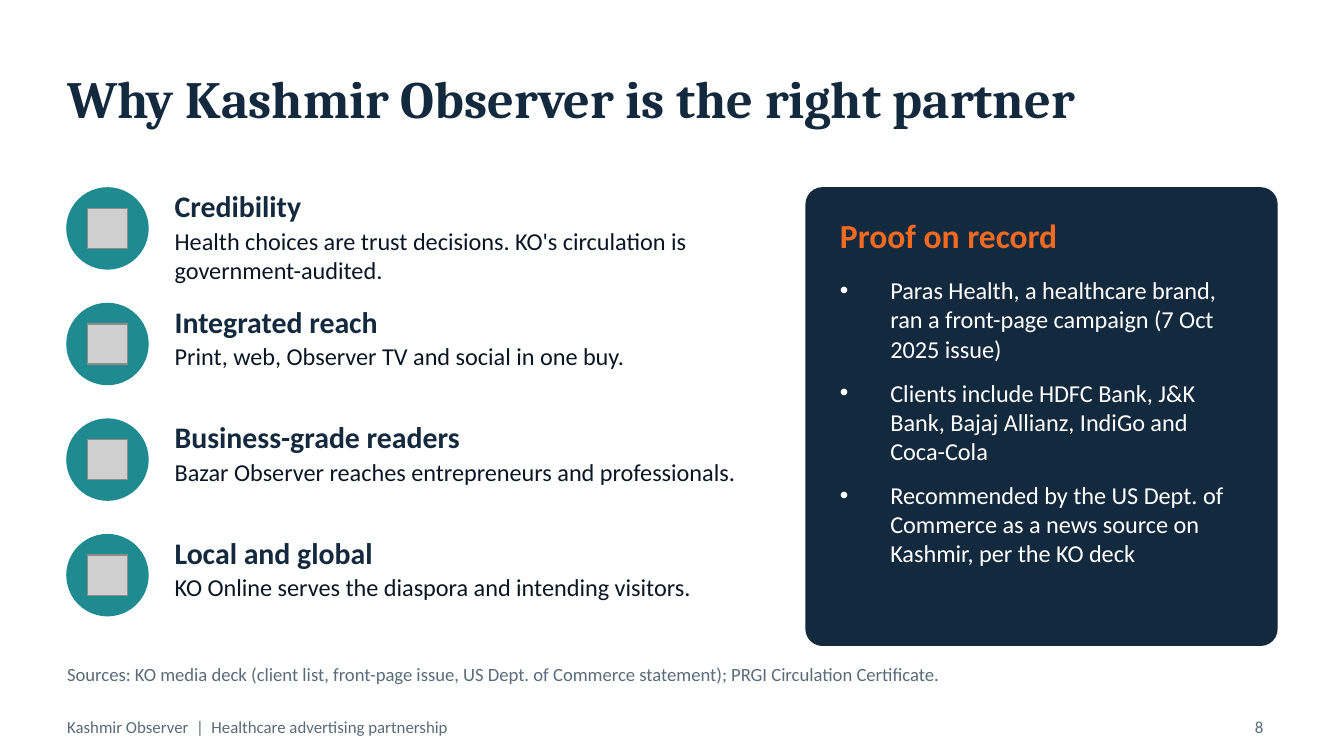
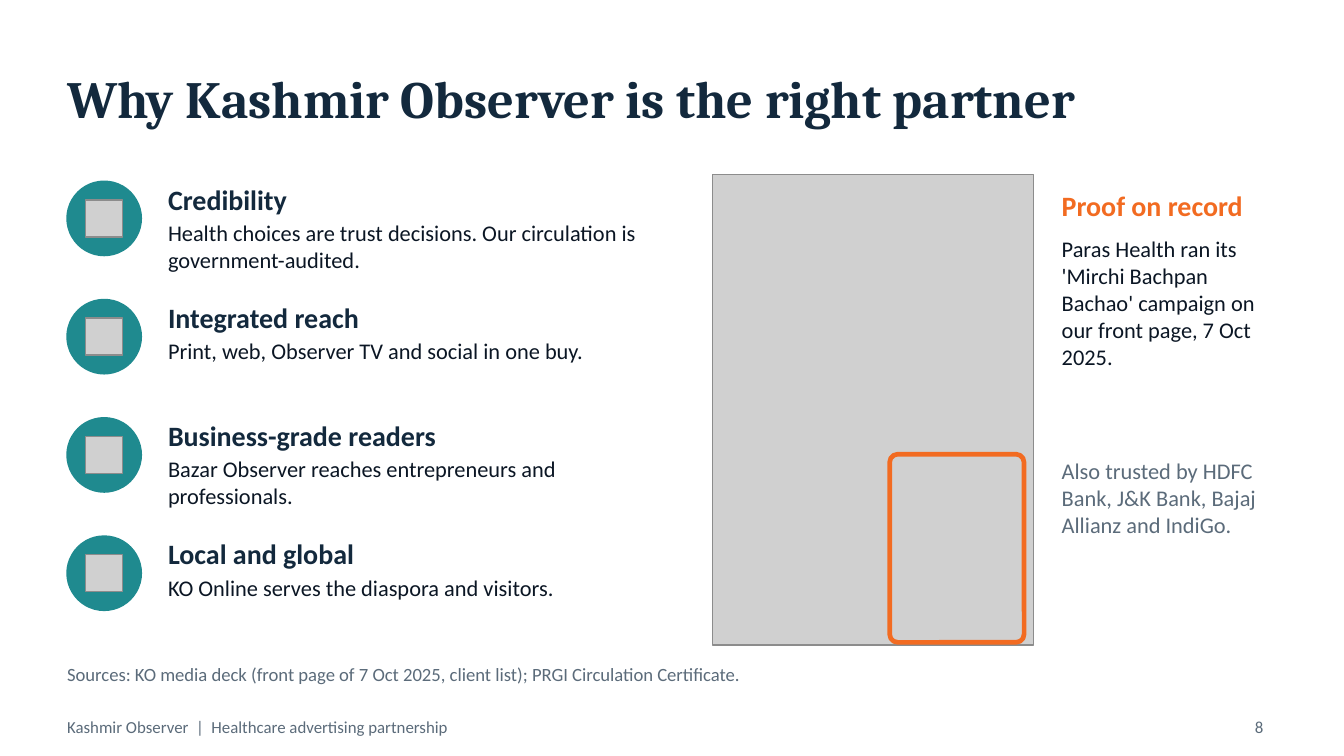
Before and after one commit to AspirantinfoBusiness/j, a slide deck: slide 8 of KO_Healthcare_Pitch_Deck.pptx. Drawn at 1344x756 pixels with LibreOffice and Linux fonts; fonts in the diff are those of the drawing; grey boxes stand for pictures. Boxes give left, top, right and bottom in pixels: in the first picture for what was removed or moved away, otherwise in the second. Text is boxed around its words. In the diff, an @@ line names an element or a change of style, - is before the commit and + after.

```diff
--- a/KO_Healthcare_Pitch_Deck.pptx
+++ b/KO_Healthcare_Pitch_Deck.pptx
@@ size 16 to 15 pt in 4 elements at bbox=[168, 426, 435, 451], bbox=[168, 544, 354, 569], bbox=[168, 308, 359, 333], bbox=[168, 190, 287, 215] @@
@@ text "Credibility": place and size @@
-text "Credibility" at bbox=[175, 196, 301, 222]
+text "Credibility" at bbox=[168, 190, 287, 215]
@@ picture added at bbox=[712, 175, 1034, 645] @@
@@ ellipse: place and size @@
-ellipse at bbox=[67, 188, 148, 269]
+ellipse at bbox=[67, 181, 141, 255]
@@ picture: place and size @@
-picture at bbox=[87, 208, 128, 249]
+picture at bbox=[86, 200, 124, 238]
@@ rounded rectangle removed at bbox=[806, 188, 1277, 645] @@
@@ text "Proof on record": place and size @@
-text "Proof on record" at bbox=[840, 224, 1057, 249]
+text "Proof on record" at bbox=[1062, 196, 1243, 217]
@@ text "Proof on record" at bbox=[1062, 196, 1243, 217]: size 18 to 15 pt @@
@@ text at bbox=[168, 225, 636, 272]: text changed; size 13 to 12 pt @@
-Health choices are trust decisions. KO's circulation is government-audited.
+Health choices are trust decisions. Our circulation is government-audited.
@@ text added at bbox=[1062, 241, 1255, 365], 12 pt, text #0B1624 @@
+Paras Health ran its 'Mirchi Bachpan Bachao' campaign on our front page, 7 Oct 2025.
@@ text "Integrated reach": place and size @@
-text "Integrated reach" at bbox=[175, 312, 377, 338]
+text "Integrated reach" at bbox=[168, 308, 359, 333]
@@ text removed at bbox=[890, 282, 1223, 566] @@
-• Paras Health, a healthcare brand, ran a front-page campaign (7 Oct 2025 issue)
-• Clients include HDFC Bank, J&K Bank, Bajaj Allianz, IndiGo and Coca-Cola
-• Recommended by the US Dept. of Commerce as a news source on Kashmir, per the KO deck
@@ ellipse: place and size @@
-ellipse at bbox=[67, 304, 148, 384]
+ellipse at bbox=[67, 300, 141, 374]
@@ picture: place and size @@
-picture at bbox=[87, 324, 128, 364]
+picture at bbox=[86, 319, 124, 356]
@@ text "Print, web, Observer TV and ...": place and size @@
-text "Print, web, Observer TV and ..." at bbox=[175, 348, 624, 369]
+text "Print, web, Observer TV and ..." at bbox=[168, 343, 583, 363]
@@ text "Print, web, Observer TV and ..." at bbox=[168, 343, 583, 363]: size 13 to 12 pt @@
@@ ellipse: place and size @@
-ellipse at bbox=[67, 419, 148, 500]
+ellipse at bbox=[67, 418, 141, 492]
@@ text "Business-grade readers": place and size @@
-text "Business-grade readers" at bbox=[175, 427, 460, 453]
+text "Business-grade readers" at bbox=[168, 426, 435, 451]
@@ picture: place and size @@
-picture at bbox=[87, 439, 128, 480]
+picture at bbox=[86, 437, 124, 474]
@@ text "Bazar Observer reaches entrepreneurs and ..." at bbox=[168, 461, 555, 508]: size 13 to 12 pt @@
@@ text "Bazar Observer reaches entrepreneurs and ...": place and size @@
-text "Bazar Observer reaches entrepreneurs and ..." at bbox=[175, 464, 735, 485]
+text "Bazar Observer reaches entrepreneurs and ..." at bbox=[168, 461, 555, 508]
@@ rounded rectangle added at bbox=[890, 454, 1024, 642], outline #F26B21 2.5 pt @@
@@ text added at bbox=[1062, 463, 1256, 533], 12 pt, text #5B6B7A @@
+Also trusted by HDFC Bank, J&K Bank, Bajaj Allianz and IndiGo.
@@ ellipse: place and size @@
-ellipse at bbox=[67, 535, 148, 616]
+ellipse at bbox=[67, 536, 141, 610]
@@ text "Local and global": place and size @@
-text "Local and global" at bbox=[175, 543, 372, 569]
+text "Local and global" at bbox=[168, 544, 354, 569]
@@ picture: place and size @@
-picture at bbox=[87, 555, 128, 595]
+picture at bbox=[86, 555, 124, 593]
@@ text at bbox=[168, 580, 553, 600]: text changed; size 13 to 12 pt @@
-KO Online serves the diaspora and intending visitors.
+KO Online serves the diaspora and visitors.
@@ text at bbox=[67, 667, 739, 684]: text changed @@
-Sources: KO media deck (client list, front-page issue, US Dept. of Commerce statement); PRGI Circulation Certificate.
+Sources: KO media deck (front page of 7 Oct 2025, client list); PRGI Circulation Certificate.
```
Also in this commit, not shown: 5 other slides changed, 1 other file.
